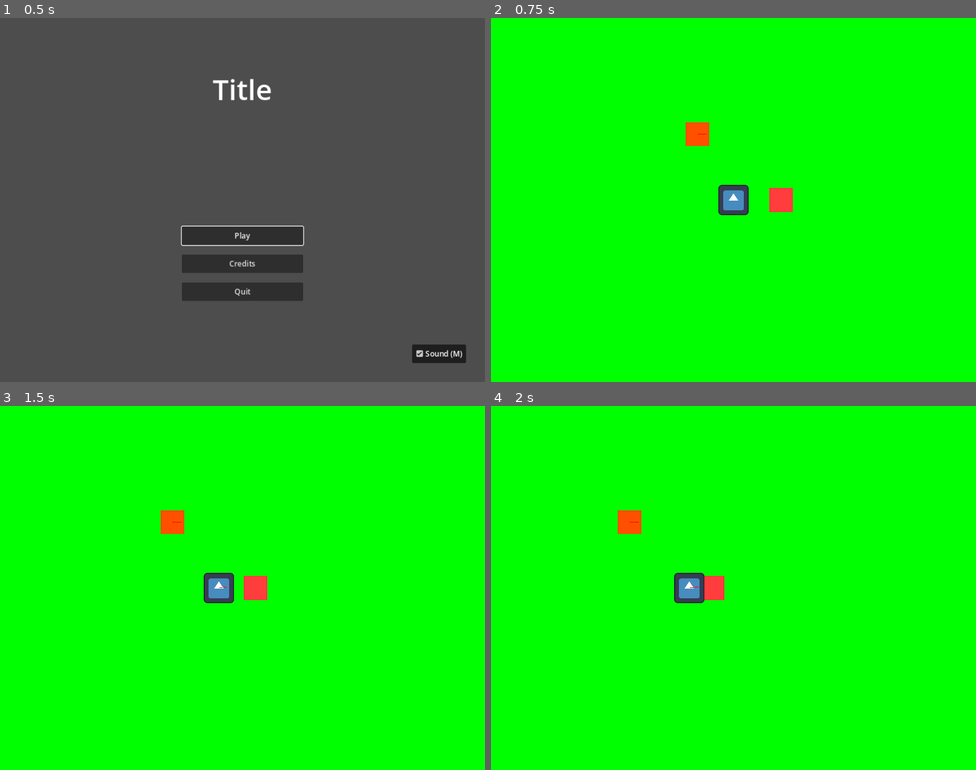
Above: before the commit, frames 1-4 (two rows, left to right).
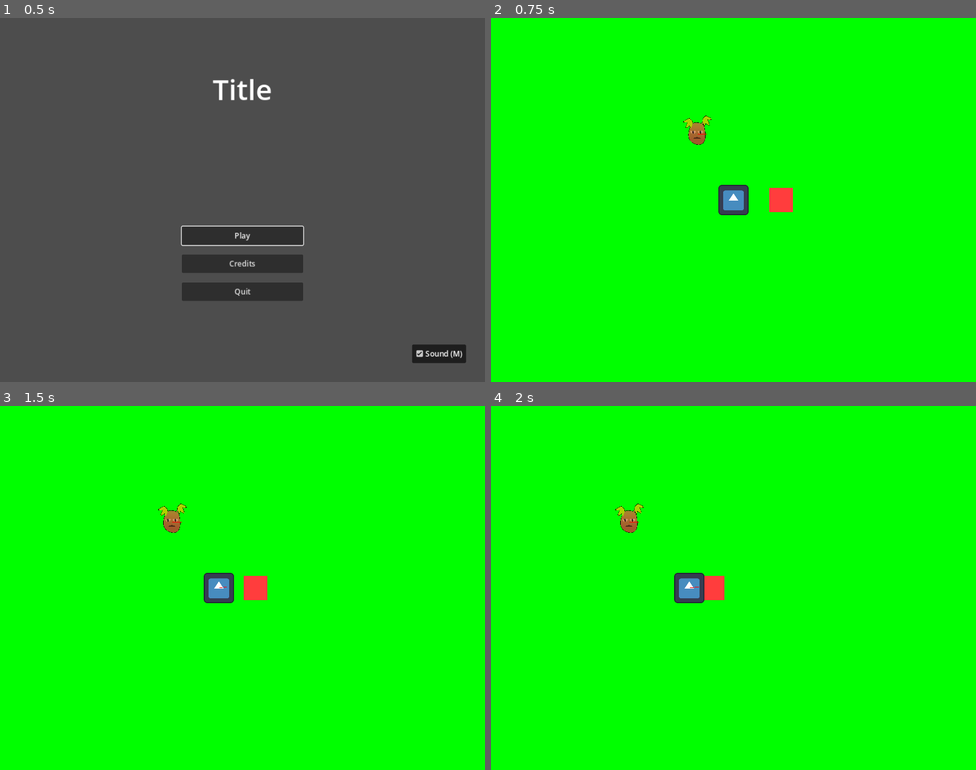
Above: after the commit, the same moments.

Repository: Zereijin/GGJ2023
Game: Godot game, scene res://main_menu/main_menu.tscn
Same seed, same stepped clock (60 frames per second), same inputs: the game is played once before the commit and once after it. The engine's default icon, where the game draws it, is replaced by a stand-in: a white triangle on a blue panel in a dark square.
Inputs (mouse positions are in pixels of both pictures, inside the frame that each line leads up to):
- Up to frame 1 (0.5 s): no input
- Up to frame 2 (0.75 s): click "Play" at 0.5 s
- Up to frame 3 (1.5 s): tap Enter at 1.25 s; move the mouse to (349, 569) at 1.27 s; hold D (right) from 1.28 s (still down)
- Up to frame 4 (2 s): keep holding D (right)

Frame 1 is identical in both runs. In frame 2, 0.4% of the frame differs, in the area x 39-46%, y 26-36%; in frame 3, 0.4%, in the area x 32-39%, y 26-36%; in frame 4, 0.4%.

Commit message:
Add animation support for plants

Diff:
--- a/game/enemy/enemy.tscn
+++ b/game/enemy/enemy.tscn
@@ -5,3 +5,5 @@
 
 [node name="Enemy" instance=ExtResource("1_8y5jb")]
 script = ExtResource("1_oaf8f")
+
+[connection signal="dead" from="Damageable" to="." method="_on_dead"]
--- a/game/enemy/potato/potato.tscn
+++ b/game/enemy/potato/potato.tscn
@@ -1,18 +1,79 @@
-[gd_scene load_steps=4 format=3 uid="uid://dbssse540sc70"]
+[gd_scene load_steps=13 format=3 uid="uid://dbssse540sc70"]
 
 [ext_resource type="PackedScene" uid="uid://bq2b7d3bnhwiv" path="res://game/enemy/enemy.tscn" id="1_84ehe"]
+[ext_resource type="Texture2D" uid="uid://lnlh3jdyk5ah" path="res://game/enemy/potato/sprites/potato_south1.png" id="2_rlviq"]
+[ext_resource type="Texture2D" uid="uid://4afmh2o3eu23" path="res://game/enemy/potato/sprites/potato_south2.png" id="3_o7t3p"]
+[ext_resource type="Texture2D" uid="uid://c1uo5s12ssjsr" path="res://game/enemy/potato/sprites/potato_west1.png" id="4_13wln"]
+[ext_resource type="Texture2D" uid="uid://dj2utnogxgeaf" path="res://game/enemy/potato/sprites/potato_west2.png" id="5_fr4nd"]
+[ext_resource type="Texture2D" uid="uid://c8d2wwy3yxrbq" path="res://game/enemy/potato/sprites/potato_east1.png" id="6_n7xsv"]
+[ext_resource type="Texture2D" uid="uid://b6upkw8yivm5s" path="res://game/enemy/potato/sprites/potato_east2.png" id="7_dn1g0"]
+[ext_resource type="Texture2D" uid="uid://u4yk3q25l3vh" path="res://game/enemy/potato/sprites/potato_north1.png" id="8_1knd3"]
+[ext_resource type="Texture2D" uid="uid://cwoui1x8ktevd" path="res://game/enemy/potato/sprites/potato_north2.png" id="9_y7tmo"]
+[ext_resource type="PackedScene" uid="uid://bepqps3b2gmbp" path="res://game/player/projectile.tscn" id="10_2efkh"]
 
-[sub_resource type="Gradient" id="Gradient_qcl23"]
-interpolation_mode = 1
-offsets = PackedFloat32Array(0)
-colors = PackedColorArray(1, 0.313726, 0, 1)
+[sub_resource type="SpriteFrames" id="SpriteFrames_61wl2"]
+animations = [{
+"frames": [{
+"duration": 1.0,
+"texture": ExtResource("2_rlviq")
+}, {
+"duration": 1.0,
+"texture": ExtResource("3_o7t3p")
+}],
+"loop": true,
+"name": &"down",
+"speed": 5.0
+}, {
+"frames": [{
+"duration": 1.0,
+"texture": ExtResource("4_13wln")
+}, {
+"duration": 1.0,
+"texture": ExtResource("5_fr4nd")
+}],
+"loop": true,
+"name": &"left",
+"speed": 5.0
+}, {
+"frames": [{
+"duration": 1.0,
+"texture": ExtResource("6_n7xsv")
+}, {
+"duration": 1.0,
+"texture": ExtResource("7_dn1g0")
+}],
+"loop": true,
+"name": &"right",
+"speed": 5.0
+}, {
+"frames": [{
+"duration": 1.0,
+"texture": ExtResource("8_1knd3")
+}, {
+"duration": 1.0,
+"texture": ExtResource("9_y7tmo")
+}],
+"loop": true,
+"name": &"up",
+"speed": 5.0
+}]
 
-[sub_resource type="GradientTexture1D" id="GradientTexture1D_hwvhf"]
-gradient = SubResource("Gradient_qcl23")
-width = 1
+[sub_resource type="CapsuleShape2D" id="CapsuleShape2D_h84hw"]
+radius = 20.0
+height = 50.0
 
 [node name="Potato" instance=ExtResource("1_84ehe")]
+collision_layer = 2
+collision_mask = 25
 
 [node name="Sprite" parent="." index="0"]
-scale = Vector2(50, 50)
-texture = SubResource("GradientTexture1D_hwvhf")
+scale = Vector2(0.1, 0.1)
+sprite_frames = SubResource("SpriteFrames_61wl2")
+animation = &"down"
+offset = Vector2(0, -80)
+
+[node name="Gun" parent="." index="1"]
+projectile = ExtResource("10_2efkh")
+
+[node name="CollisionShape" parent="." index="2"]
+shape = SubResource("CapsuleShape2D_h84hw")
--- a/game/game.tscn
+++ b/game/game.tscn
@@ -77,6 +77,5 @@
 
 [node name="Player" parent="Garden/Objects" instance=ExtResource("1_tilxh")]
 
-[node name="ShopPanel" parent="Garden/Objects" node_paths=PackedStringArray("player") instance=ExtResource("3_xprnx")]
+[node name="ShopPanel" parent="Garden/Objects" instance=ExtResource("3_xprnx")]
 visible = false
-player = NodePath("../Player")
--- a/game/gun.gd
+++ b/game/gun.gd
@@ -13,7 +13,7 @@
 var plant : Node
 
 ## How far left or right of the nominal direction the gun may fire, in radians
-var angle_range
+var angle_range := 0.0
 
 
 func _fire() -> void:
--- /dev/null
+++ b/game/plant.gd
@@ -0,0 +1,21 @@
+class_name Plant
+extends RigidBody2D
+
+## The sprite.
+@onready
+var sprite := $Sprite
+
+
+func _process(_delta: float) -> void:
+	if constant_force.is_zero_approx():
+		sprite.stop()
+	elif constant_force.max_axis_index() == Vector2.AXIS_X:
+		if constant_force.x > 0:
+			sprite.play(&"right")
+		else:
+			sprite.play(&"left")
+	else:
+		if constant_force.y > 0:
+			sprite.play(&"down")
+		else:
+			sprite.play(&"up")
--- a/game/plant.tscn
+++ b/game/plant.tscn
@@ -1,5 +1,6 @@
-[gd_scene load_steps=4 format=3 uid="uid://cu40kuw6mlex7"]
+[gd_scene load_steps=5 format=3 uid="uid://cu40kuw6mlex7"]
 
+[ext_resource type="Script" path="res://game/plant.gd" id="1_x0m4g"]
 [ext_resource type="PackedScene" uid="uid://6u6mldxyk4qs" path="res://game/gun.tscn" id="2_2fi7j"]
 [ext_resource type="PackedScene" uid="uid://b40ra17s41m0v" path="res://game/damageable.tscn" id="2_80lky"]
 
@@ -11,8 +12,9 @@
 collision_mask = 0
 can_sleep = false
 lock_rotation = true
+script = ExtResource("1_x0m4g")
 
-[node name="Sprite" type="Sprite2D" parent="."]
+[node name="Sprite" type="AnimatedSprite2D" parent="."]
 scale = Vector2(0.5, 0.5)
 
 [node name="Gun" parent="." node_paths=PackedStringArray("plant") instance=ExtResource("2_2fi7j")]
--- a/game/player/player.gd
+++ b/game/player/player.gd
@@ -21,7 +21,8 @@
 		return projectile_accuracy_level
 	set(value):
 		projectile_accuracy_level = value
-		gun.angle_range = PI / 40 * (10 - value)
+		if gun != null:
+			gun.angle_range = PI / 40 * (10 - value)
 
 @export_range(0, 10) var scream_damage_level: int = 0
 @export_range(0, 10) var scream_paralysis_duration_level: int = 0
--- a/game/player/player.tscn
+++ b/game/player/player.tscn
@@ -6,16 +6,67 @@
 [ext_resource type="Texture2D" uid="uid://b836w3h88y88o" path="res://icon.svg" id="3_fmx3n"]
 [ext_resource type="PackedScene" uid="uid://bepqps3b2gmbp" path="res://game/player/projectile.tscn" id="5_excqi"]
 
+[sub_resource type="SpriteFrames" id="SpriteFrames_felws"]
+animations = [{
+"frames": [{
+"duration": 1.0,
+"texture": ExtResource("3_fmx3n")
+}],
+"loop": true,
+"name": &"down",
+"speed": 5.0
+}, {
+"frames": [{
+"duration": 1.0,
+"texture": ExtResource("3_fmx3n")
+}],
+"loop": true,
+"name": &"left",
+"speed": 5.0
+}, {
+"frames": [{
+"duration": 1.0,
+"texture": ExtResource("3_fmx3n")
+}],
+"loop": true,
+"name": &"right",
+"speed": 5.0
+}, {
+"frames": [{
+"duration": 1.0,
+"texture": ExtResource("3_fmx3n")
+}],
+"loop": true,
+"name": &"up",
+"speed": 5.0
+}]
+
 [node name="Player" instance=ExtResource("1_5nkbc")]
 collision_layer = 1
 collision_mask = 26
 script = ExtResource("2_8fw0q")
 force_multiplier = 2000.0
+maximum_health_level = 0
+defense_level = 0
+movement_speed_level = 0
+dodge_level = 0
+luck_level = 0
+projectile_damage_level = 0
+projectile_attack_speed_level = 0
+projectile_crit_chance_level = 0
+projectile_count_level = 0
+projectile_accuracy_level = 0
+scream_damage_level = 0
+scream_paralysis_duration_level = 0
+scream_charge_speed_level = 0
+scream_charge_maximum_level = 0
+health_regen_level = 0
 
-[node name="Sprite" parent="." index="1"]
-texture = ExtResource("3_fmx3n")
+[node name="Sprite" parent="." index="0"]
+sprite_frames = SubResource("SpriteFrames_felws")
+animation = &"left"
 
-[node name="Gun" parent="." index="2"]
+[node name="Gun" parent="." index="1"]
 projectile = ExtResource("5_excqi")
 
 [node name="Camera" type="Camera2D" parent="." index="3"]
Not shown: 1 places in game/game.tscn that only renumber resources
Not shown: 1 places in game/player/player.tscn that only renumber resources
